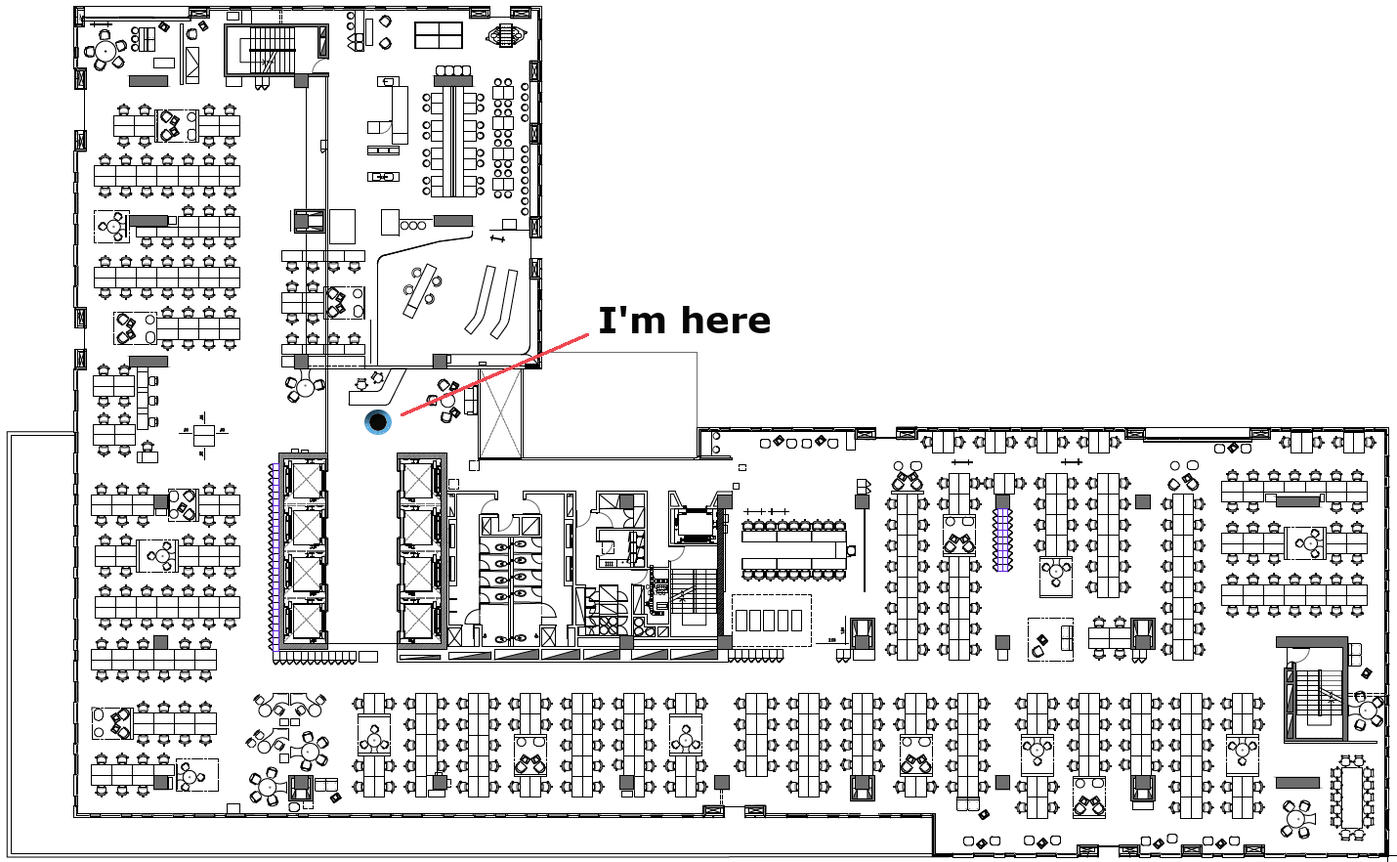
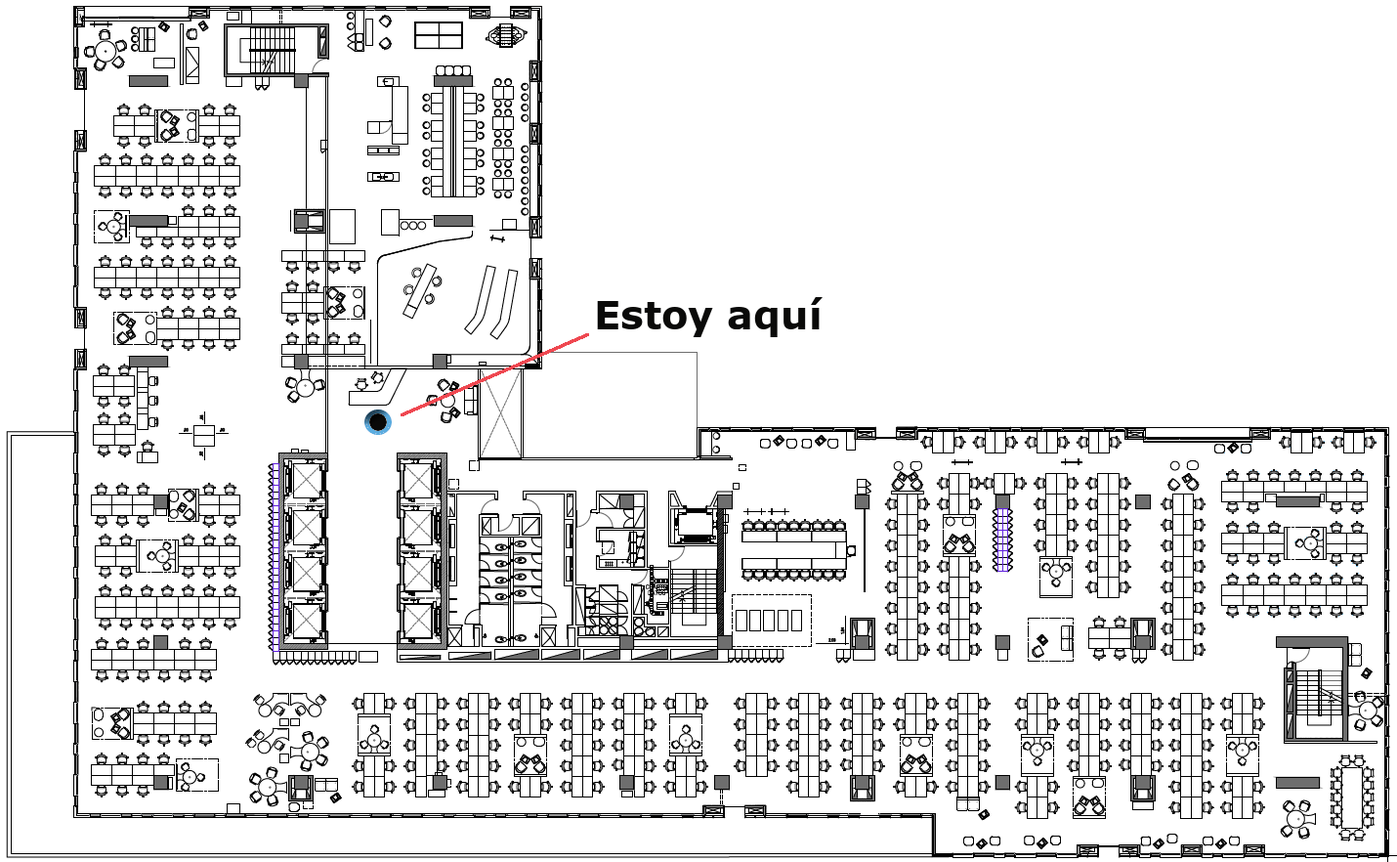
Comparing the layer stacks of the two w=1397, h=862 images. Changes:
added layer "Estoy aquí" above "I'm here" over [596, 296, 823, 337]
renamed "II'm here" to "I'm here", hid it, painted on it over [596, 300, 771, 334]
painted on "floor-im.png" over [1223, 436, 1377, 619]
